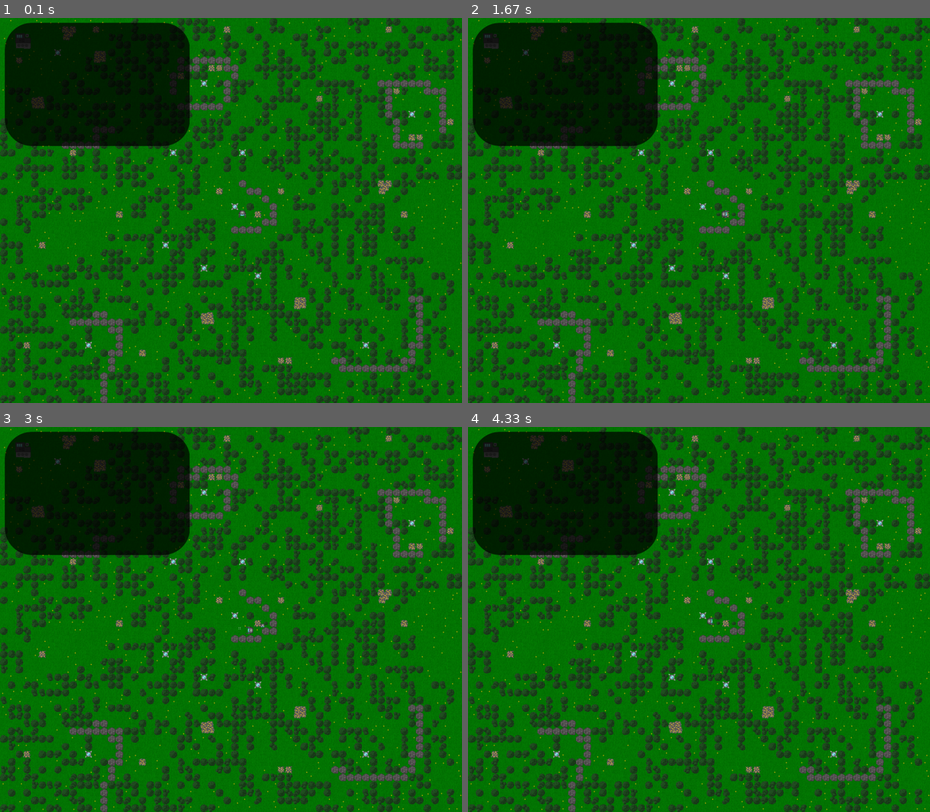
Above: before the commit, frames 1-4 (two rows, left to right).
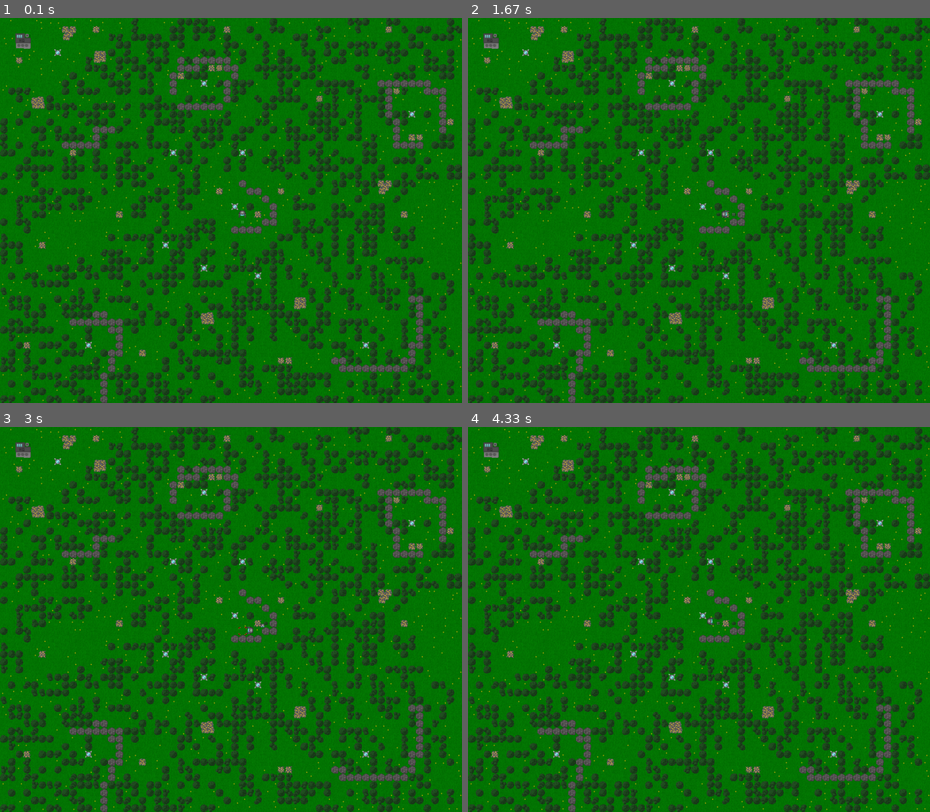
Above: after the commit, the same moments.

Repository: ZeeQyu/TileGame
Game: pygame game, started from main.py
Two runs of this game, one before a commit and one after it. Both use one fixed random seed, a clock stepped at 60 frames per second and the inputs below. The source is Python 2; it was converted automatically to run under Python 3.
Inputs:
- Up to frame 1 (0.1 s): no input
- Up to frame 2 (1.67 s): tap F at 0.33, 0.73, 1.23, 1.57 s; hold Right 0.67-1.13 s; hold D 0.67-1.13 s; hold Up 1.17-1.47 s; hold W 1.17-1.47 s; hold Right from 1.5 s (still down); hold D from 1.5 s (still down)
- Up to frame 3 (3 s): tap F at 1.87, 2.07, 2.37, 2.63, 2.97 s; release Right at 1.97 s; release D at 1.97 s; hold Left 2-2.53 s; hold A 2-2.53 s; hold Down 2.57-2.87 s; hold S 2.57-2.87 s; hold Left from 2.9 s (still down); hold A from 2.9 s (still down)
- Up to frame 4 (4.33 s): tap F at 3.27, 3.4, 3.8, 4.1 s; release Left at 3.3 s; release A at 3.3 s; hold Up 3.33-3.7 s; hold W 3.33-3.7 s; hold Right from 3.73 s (still down); hold D from 3.73 s (still down)

The runs differ from the first frame. In frame 1, 12% of the frame differs, in the area x 1-53%, y 1-54%; in frame 2, 12%; in frame 3, 12%, in the area x 1-54%, y 1-54%; in frame 4, 12%.

Commit message:
Made the aim sprites work properly

Diff:
--- a/main.py
+++ b/main.py
@@ -163,8 +163,6 @@
             for i in range(len(globals.special_entity_list.values())-1, -1, -1):
                 entity = globals.special_entity_list.values()[i]
                 entity.paint()
-            # Test the menu background
-            globals.screen.blit(globals.images["menu_background"].get(), (10, 10))
             # Update the display
             pygame.display.flip()
 
--- a/src/constants.py
+++ b/src/constants.py
@@ -141,6 +141,7 @@
          # other
          "map": Img("map.png"),
          "aim": Img("aim.png"),
+         "remove_aim": Img("removeAim.png"),
          "icon": Img("logo.png"),
          "menu_background": Img("menuBackground.png")
         }
--- a/src/players.py
+++ b/src/players.py
@@ -41,9 +41,15 @@
         '''
         super(Player, self).paint()
         if self.removing_tile:
-            globals.screen.blit(globals.images["aim"].get(),
+            globals.screen.blit(globals.images["remove_aim"].get(),
                                 (self.last_aim_tile[0]*constants.TILE_SIZE,
                                  self.last_aim_tile[1]*constants.TILE_SIZE))
+        else:
+            x = ((self.last_aim_tile[0]*constants.TILE_SIZE) +
+                (constants.TILE_SIZE - globals.images["aim"].get_size()[0]) / 2)
+            y = ((self.last_aim_tile[1]*constants.TILE_SIZE) +
+                (constants.TILE_SIZE - globals.images["aim"].get_size()[1]) / 2)
+            globals.screen.blit(globals.images["aim"].get(), (x, y))
 
     def update(self, time_diff):
         ''' Calls the superclass update and updates the state of the aim marker.
